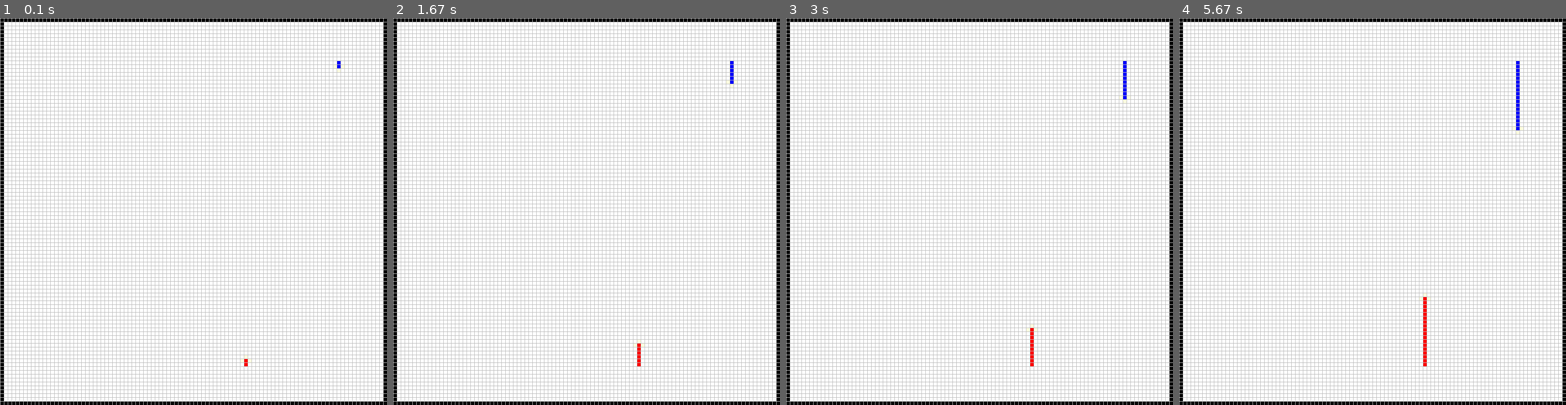
Above: before the commit, frames 1-4 (left to right).
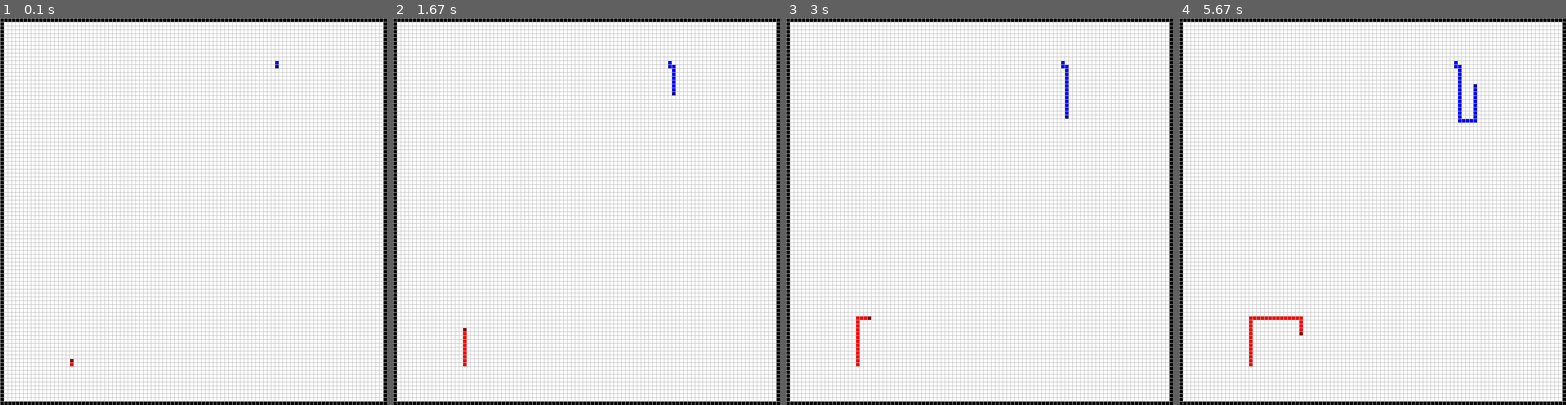
Above: after the commit, the same moments.

Repository: skulumani/tron
Game: pygame game, started from interface.py
Two runs of this game, one before a commit and one after it. Both use one fixed random seed, a clock stepped at 60 frames per second and the inputs below.
Inputs:
- Up to frame 1 (0.1 s): no input
- Up to frame 2 (1.67 s): tap S at 0.33 s
- Up to frame 3 (3 s): no input
- Up to frame 4 (5.67 s): no input

The runs differ from the first frame. In frame 1, 0.1% of the frame differs, in the area x 18-89%, y 11-90%; in frame 2, 0.3%; in frame 3, 0.4%; in frame 4, 0.8%.

Commit message:
Fix bugs in collision detection

Diff:
--- a/dumb_agent.py
+++ b/dumb_agent.py
@@ -16,8 +16,8 @@
         move (int): Integer move command from tron.Turn
     """
 
-    move = get_forward_command()
-    # move = get_stochastic_command()
+    # move = get_forward_command()
+    move = get_stochastic_command()
     return move
 
 def get_forward_command():
--- a/interface.py
+++ b/interface.py
@@ -29,7 +29,7 @@
 class UserInterface():
 
     def __init__(self, size=100, num_players=2, width=800, human=True,
-                 record=False, fps=30):
+                 record=False, fps=3):
 
         pygame.init()
         # TODO - define colors for the total number of players in game - dark variants for head
@@ -47,8 +47,8 @@
     def _reset(self):
         """Intialize everything"""
         self.game = tron.Tron(self.size, self.num_players)
-
         self.observation = self.game.reset()
+
         self.running = True
         self.done = False
 
@@ -56,9 +56,9 @@
         if self.num_players <= 2:
             self.player_colors = [{'head': COLOR_PAIRS[c][0], 'tail': COLOR_PAIRS[c][1]} for c in range(0, self.num_players)]
         elif self.num_players <= len(COLOR_PAIRS):
-            self.player_colors = [{'head': COLOR_PAIRS[c][0], 'tail': COLOR_PAIRS[c][1]} for c in np.random.choice(np.arange(1,len(COLOR_PAIRS)), self.num_players)]
+            self.player_colors = [{'head': COLOR_PAIRS[c][0], 'tail': COLOR_PAIRS[c][1]} for c in np.random.choice(np.arange(1,len(COLOR_PAIRS)), size=self.num_players, replace=False)]
         else:
-            self.player_colors = [{'head': COLORS[c[0]], 'tail':COLORS[c[1]]} for c in np.random.choice(list(COLORS), (self.num_players, 2))]
+            self.player_colors = [{'head': COLORS[c[0]], 'tail':COLORS[c[1]]} for c in np.random.choice(list(COLORS), size=(self.num_players, 2), replace=False)]
 
         # first player is always blue
         self.player_colors[0] = {'head': COLOR_PAIRS[0][0], 'tail': COLOR_PAIRS[0][1]}
@@ -98,21 +98,21 @@
         # draw walls v
         self.image[board[:,:,0] == 1] = COLORS['black']
 
+        # draw tails
+        for idx, color_dict in enumerate(self.player_colors):
+            self.image[board[:, :, idx+1] == 1] = color_dict['tail']
+
         # draw heads
         for p, o, color_dict in zip(positions, orientations, self.player_colors):
             self.image[p[0],p[1],:] = color_dict['head']
-            # draw possible steps
-            # iterate through Steps[turns + current orientation]
-            for t in tron.Turn:
-                # get future square and color
-                (y, x, orientation) = tron.Player.future_move(p[0], p[1], o, t)
-                # don't draw if any point outside grid
-                if y < self.image.shape[0] and x < self.image.shape[1] and y >= 0 and x >= 0:
-                    self.image[y,x,:] = COLORS['lightyellow1']
-
-        # draw tails
-        for idx, color_dict in enumerate(self.player_colors):
-            self.image[board[:, :, idx+1] == 1] = color_dict['tail']
+            # # draw possible steps
+            # # iterate through Steps[turns + current orientation]
+            # for t in tron.Turn:
+            #     # get future square and color
+            #     (y, x, orientation) = tron.Player.future_move(p[0], p[1], o, t)
+            #     # don't draw if any point outside grid
+            #     if y < self.image.shape[0] and x < self.image.shape[1] and y >= 0 and x >= 0:
+            #         self.image[y,x,:] = COLORS['lightyellow1']
 
 
         # build surface
@@ -152,6 +152,8 @@
                 elif event.key in (pygame.K_r,):
                     # reset game
                     self._reset()
+                elif event.key in (pygame.K_s,):
+                    self.game.save()
                 elif event.key in (pygame.K_p,):
                     # print states of each player
                     print(self.game.players[0].states)
@@ -202,23 +204,23 @@
             if actions and not self.done:
                 self.update(*actions)
             # TODO Use status to determine winner - only single player with valid status
-            self.render("END" if self.done else "")
-            self.clock.tick(3)
+            self.render("".join(["P{}:{} ".format(idx,s) for idx,s in enumerate(self.status)]) if self.done else "")
+            self.clock.tick(self.FPS)
 
         self._quit()
 
 if __name__ == "__main__":
-    parser = argparse.ArgumentParser(description='TRON UI')
-    parser.add_argument('--num_players', '-n', type=int, help="Number of players", default=2)
+    parser = argparse.ArgumentParser(description='TRON UI - Run single games against the AI or fully autonomously. Keyboard arrows, s to save, r to reset, esc to quit. ')
+    parser.add_argument('--players', '-p', type=int, help="Number of players", default=2)
     parser.add_argument('--size', '-s', type=int, help="Size of grid", default=100)
-    parser.add_argument('--interactive', '-i', action='store_true', help="Player 1 is human")
-    parser.add_argument('--record', '-r', action='store_true', help='Record the visualization')
-    parser.add_argument('--fps', '-f', type=int, default=30, help='Change visualization FPS')
+    parser.add_argument('--interactive', '-i', action='store_true', help="Player 1 is human. If not set then all will be using the same agent.")
+    # parser.add_argument('--record', '-r', action='store_true', help='Record the visualization')
+    parser.add_argument('--fps', '-f', type=int, default=5, help='Change FPS.')
 
     # TODO add parsing for the AI agent to use for the AI
 
     # TODO validate number of agents = players - human players
     args = parser.parse_args()
-    ui = UserInterface(size=args.size, num_players=args.num_players, record=args.record,
-                       human=args.interactive)
+    ui = UserInterface(size=args.size, num_players=args.players,
+                       human=args.interactive, fps=args.fps)
     ui.run()
--- a/tron.py
+++ b/tron.py
@@ -84,7 +84,7 @@
                  2: big CW turn
         """
         (self.y, self.x, self.orientation) = Player.future_move(self.y, self.x, self.orientation,action)
-        self.states.append({'x': self.x, 'y': self.y, 'orientation': self.orientation, 'uid': self.uid, 'status': self.status})
+        self.states.append(self.state())
 
     @staticmethod
     def future_move(y, x, orientation, action):
@@ -115,6 +115,16 @@
         """Return state as tuple"""
         return {'y': self.y, 'x': self.x, 'orientation': self.orientation, 'uid': self.uid, 'status': self.status}
 
+    def update_status(self, status):
+        """Update player status and last state trajectory
+
+        Args:
+            status (Status): status of player
+
+        """
+        self.status = status
+        self.states[-1]['status'] = self.status
+
 class Tron:
     """Define game board and collisions"""
 
@@ -153,7 +163,7 @@
         rows = self.grid.shape[0]
         cols = self.grid.shape[1]
         # random locations for players on top/bottom
-        x_location = np.random.randint(1+wall_gap, cols-wall_gap-1, self.num_players)
+        x_location = np.random.choice(np.arange(1+wall_gap, cols-wall_gap-1), size=self.num_players, replace=False)
         y_location = [1+wall_gap, rows-1-wall_gap]
         for idx,x in enumerate(x_location):
             y = y_location[idx % 2]
@@ -230,14 +240,18 @@
                 2: player crashed into another tail
         """
         done = False
-        # status = [Status.VALID for ii in range(self.num_players)]
-
-        # players are valid - move them first
+        status = [p.status for p in self.players]
+
+        # move the valid players
         for player, action in zip(self.players, actions):
             if player.status == Status.VALID:
                 player.act(action)
 
-        status = [self._validate_wall(p) for p in self.players]
+        # check against walls - only update if valid
+        for idx,p in enumerate(self.players):
+            if p.status == Status.VALID:
+                status[idx] = self._validate_wall(p)
+
         # check each player against the walls/tails
         if self.num_players == 1:
             status[0] = self._validate_tail(self.players[0]) if status[0] == Status.VALID else status[0]
@@ -247,11 +261,13 @@
                 if p.status == Status.VALID and status[idx//(self.num_players-1)] == Status.VALID:
                     # TODO Need to check which o current p crashed into and save
                     # this will simply tell us we crashed into another player, but not which one
-                    status[idx//(self.num_players-1)] = self._validate_player(p, o)
-
-        # update player status based on game verification
+                    if status[idx//(self.num_players-1)] is Status.VALID:
+                        status[idx//(self.num_players-1)] = self._validate_player(p, o)
+
+        # update player status and last state based on the computed status
         for s,p in zip(status, self.players):
-            p.status = s
+            if p.status is Status.VALID:
+                p.update_status(s)
 
         # TODO: Fix logic for ending game with n > 2 players
         # done only when single player is remaining - when not singleplayer
@@ -356,9 +372,12 @@
         Args:
             start_time (datetime): Time to append to the filename - defaults to now()
         """
-        with open("{}_tron.json".format(start_time.strftime("%Y%m%d-%H%M%S")), 'w') as file:
+        filename = "{}_tron.json".format(start_time.strftime("%Y%m%d-%H%M%S"))
+        with open(filename, 'w') as file:
             json.dump({'grid': self.grid,
                        'states': [p.states for p in self.players]}, file, indent=4, cls=utilities.NumpyEncoder)
+
+        return filename
 
     @staticmethod
     def load(filename):
